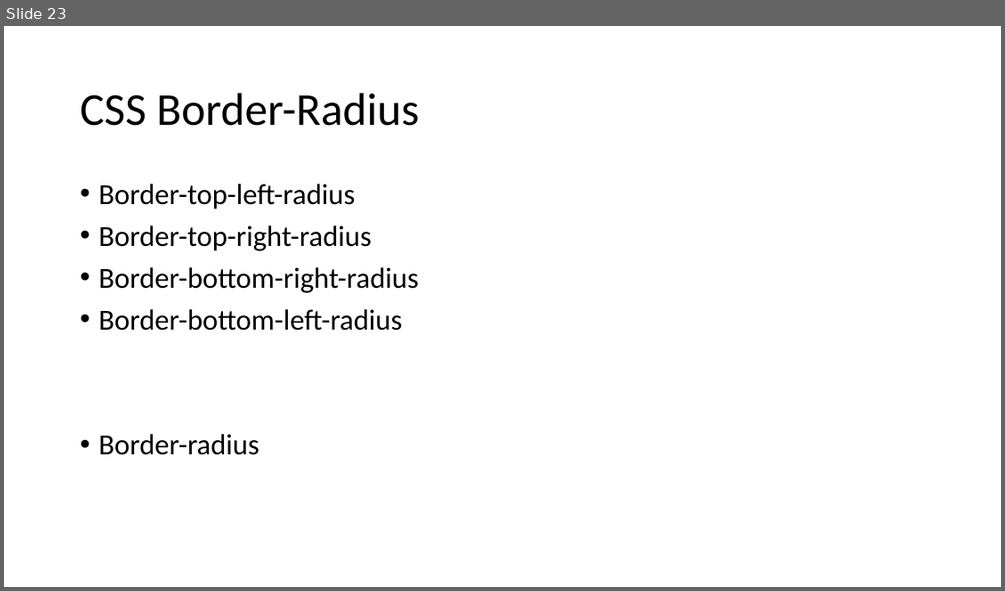
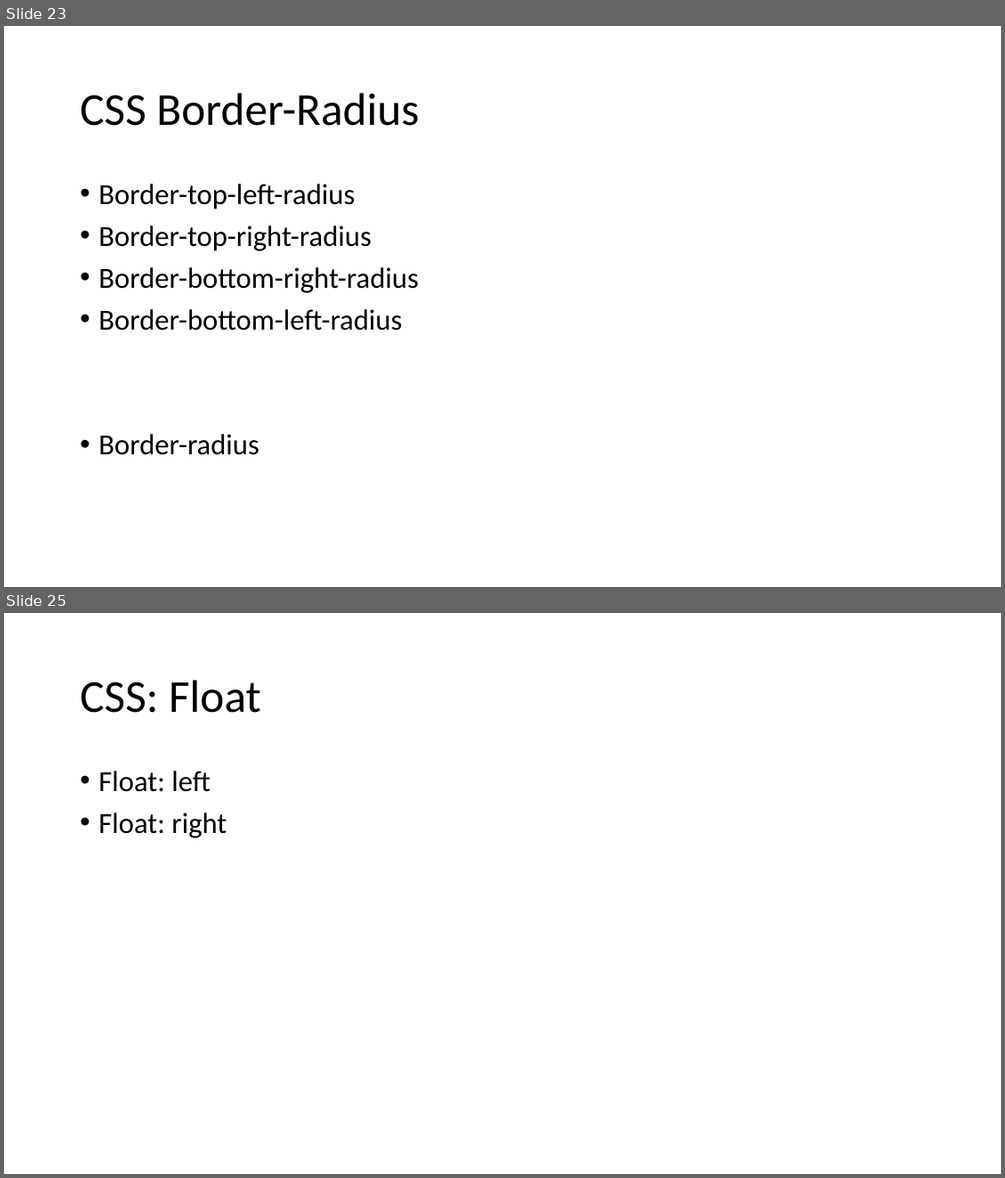
Before and after one commit to PiyushChaturvedii/Batch05, a slide deck: CSS3.pptx. Shown one above the other, each under a label of ours: slide 23 before the commit, slides 23 and 25 after it; the slides between them are not shown. The pictures are 1005x591 and 1005x1178 pixels, drawn with LibreOffice and Linux fonts; fonts in the diff are those of the drawing. Boxes give left, top, right and bottom in pixels: in the first picture for what was removed or moved away, otherwise in the second. Text is boxed around its words. In the diff, an @@ line names an element or a change of style, - is before the commit and + after.

```diff
--- a/CSS3.pptx
+++ b/CSS3.pptx
@@ slide 25 added at [4, 613, 1001, 1174], background #FFFFFF @@
@@ title added at [80, 680, 261, 713], 44 pt, text #000000 @@
+CSS: Float
@@ text added at [98, 771, 226, 838], 28 pt, text #000000 @@
+• Float: left
+• Float: right
```
Also in this commit, not shown: 2 other slides added, 3 other files.
